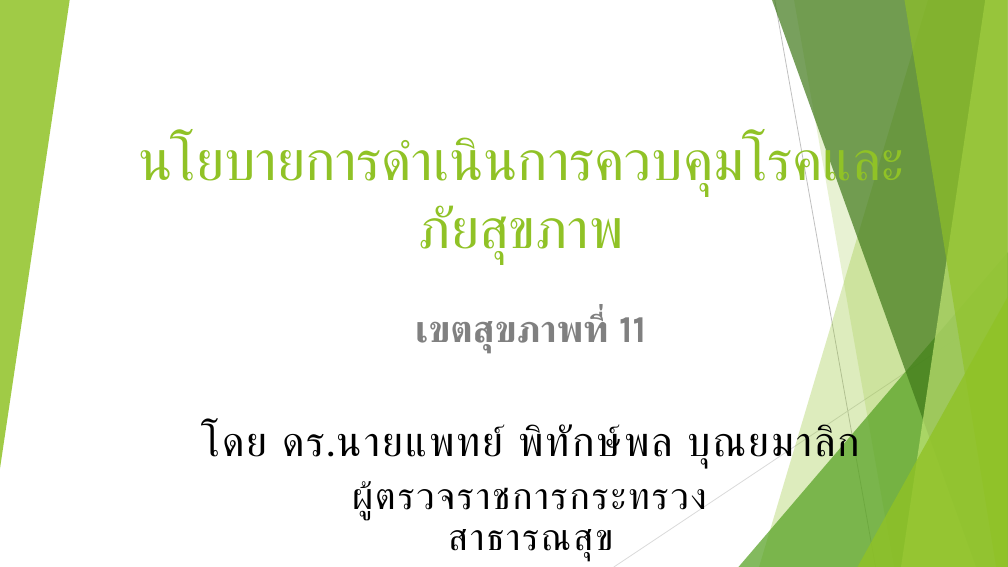
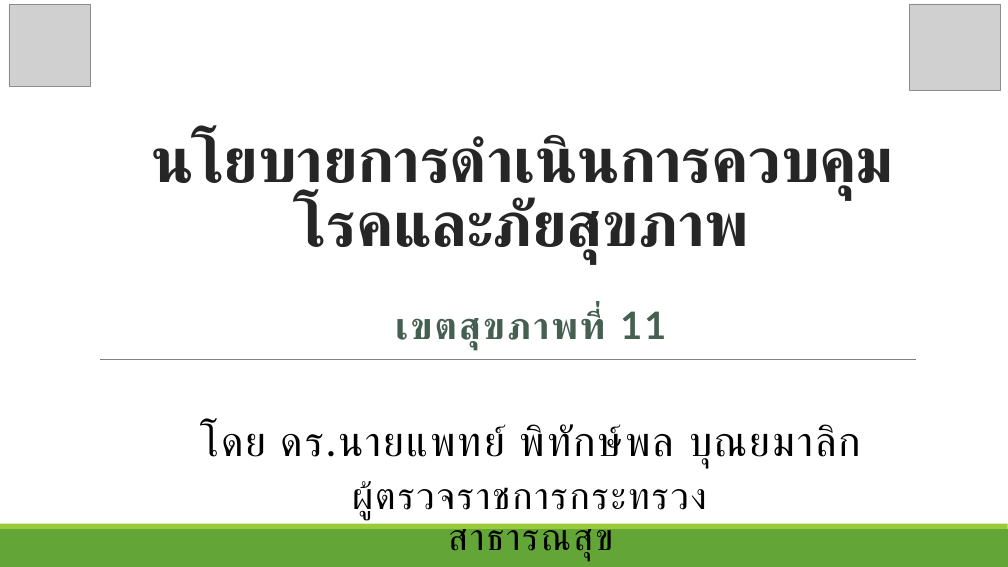
Before and after one commit to joblackpoc/Jobs_SSJ, a slide deck: slide 1 of สสจ.ชุมพร/Region11Policy.pptx. Drawn at 1008x567 pixels with LibreOffice and Linux fonts; fonts in the diff are those of the drawing; grey boxes stand for pictures. Boxes give left, top, right and bottom in pixels: in the first picture for what was removed or moved away, otherwise in the second. Text is boxed around its words. In the diff, an @@ line names an element or a change of style, - is before the commit and + after.

```diff
--- a/สสจ.ชุมพร/Region11Policy.pptx
+++ b/สสจ.ชุมพร/Region11Policy.pptx
@@ group removed at (0, 0, 1008, 567): 5 freeform shapes, 3 triangles, 2 lines @@
@@ picture added at (9, 5, 91, 86) @@
@@ picture added at (910, 4, 1000, 91) @@
@@ title "นโยบายการดำเนินการควบคุมโรคและภัยสุขภาพ" at (152, 133, 893, 264): size 54 to 60 pt, font Karla to Lato, text colour #90C226 to #262626, letter spacing 0 to -0.5 pt, bold on; line spacing 1 to 0.85 @@
@@ subtitle "เขตสุขภาพที่ 11" at (395, 310, 666, 350): font Karla to Lato, text colour #808080 to #455F51, letter spacing 0 to 2 pt; line spacing 1 to 0.9; more space between paragraphs @@
@@ line added from (100, 359) to (917, 359), #808080 0.5 pt @@
@@ text "โดย ดร.นายแพทย์ พิทักษ์พล บุณยมาลิก" at (200, 424, 861, 468): font Karla to Lato @@
@@ text "ผู้ตรวจราชการกระทรวงสาธารณสุข" at (352, 481, 707, 561): font Karla to Lato @@
@@ rectangle added at (0, 529, 1008, 567), fill #63A537 @@
@@ rectangle added at (0, 524, 1008, 529), fill #99CB38 @@
```
Also in this commit, not shown: 8 other slides changed, 1 slide added, 2 slides removed, 2 other files.
